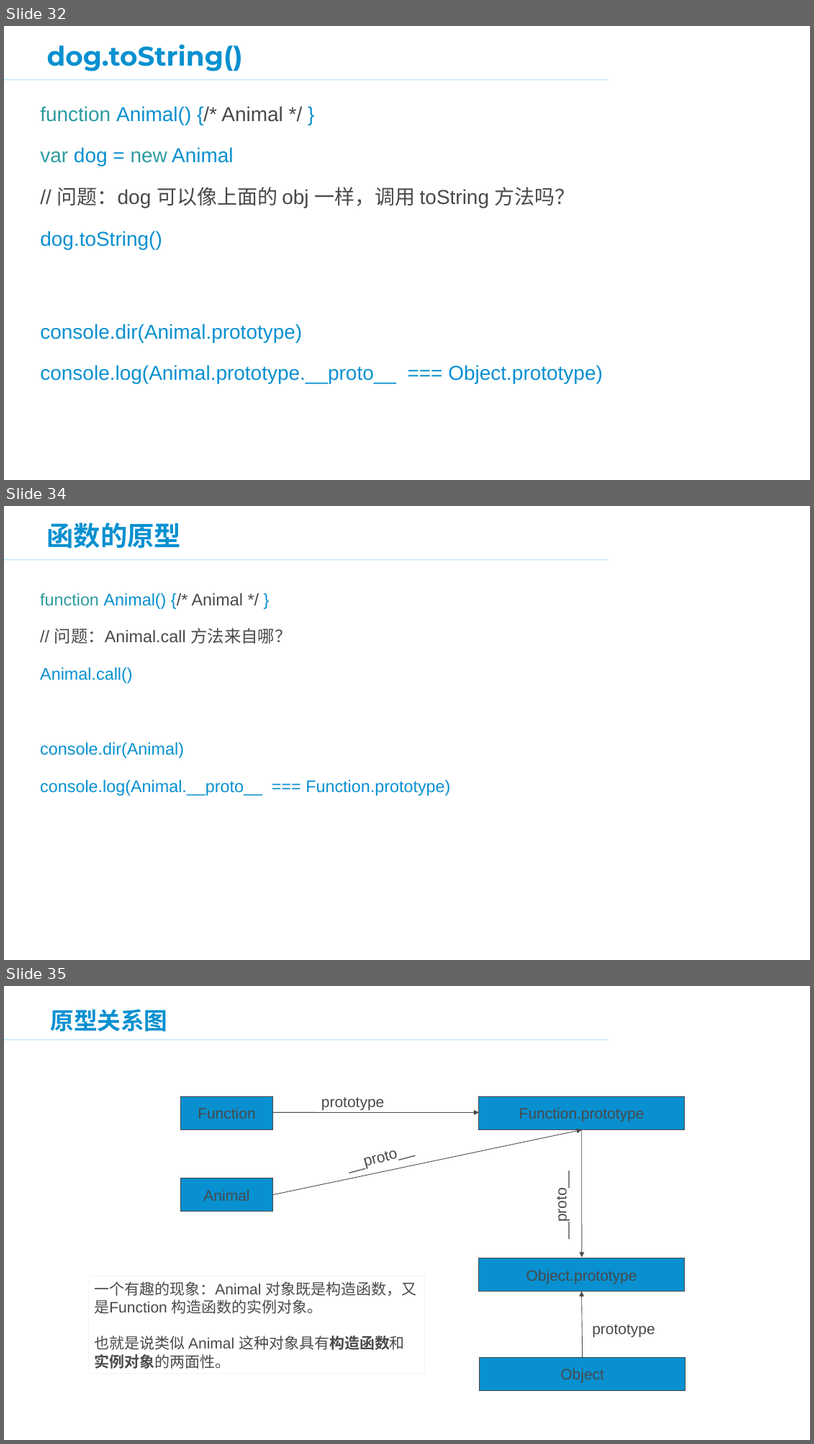
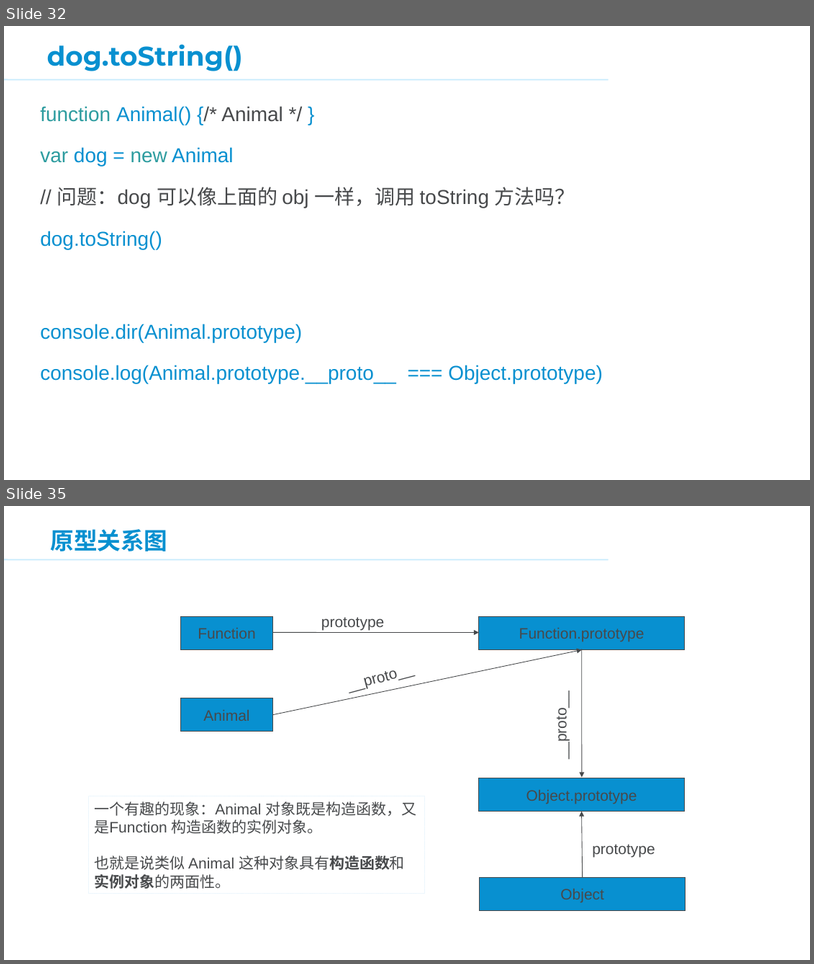
Before and after one commit to panxuepeng/javascript, a slide deck: ppt/3.JavaScript 高级部分.ppt. Shown one above the other, each under a label of ours: slides 32, 34 and 35 before the commit, slides 32 and 35 after it; the slides between them are not shown. The pictures are 814x1444 and 814x964 pixels, drawn with LibreOffice and Linux fonts; fonts in the diff are those of the drawing; background and template pictures are left out. Boxes give left, top, right and bottom in pixels: in the first picture for what was removed or moved away, otherwise in the second. Text is boxed around its words. In the diff, an @@ line names an element or a change of style, - is before the commit and + after.

Commit message:
prototype

```diff
--- a/ppt/3.JavaScript 高级部分.ppt
+++ b/ppt/3.JavaScript 高级部分.ppt
@@ slide 34 removed at <box>4,506,810,960</box>, background #FFFFFF; not listed: 2 template elements that a slide beside it also shows @@
@@ title removed at <box>47,523,182,548</box> @@
-函数的原型
@@ text removed at <box>40,593,450,795</box> @@
-function Animal() {/* Animal */ }
-// 问题：Animal.call 方法来自哪？
-Animal.call()
-console.dir(Animal)
-console.log(Animal.__proto__ === Function.prototype)
```
Also in this commit, not shown: 8 slides changed, 2 slides added, 1 other slide removed, 5 other files.
